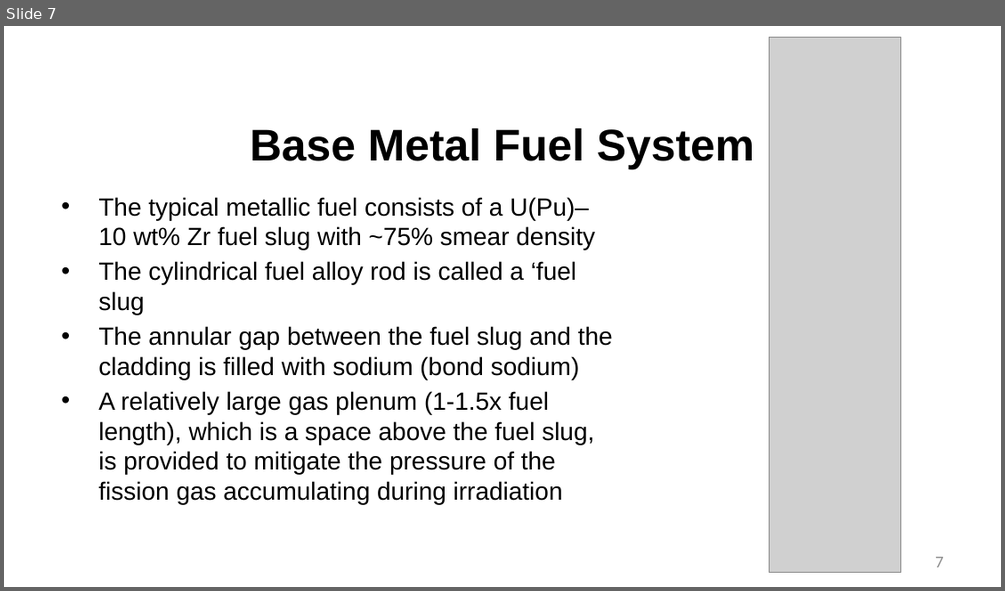
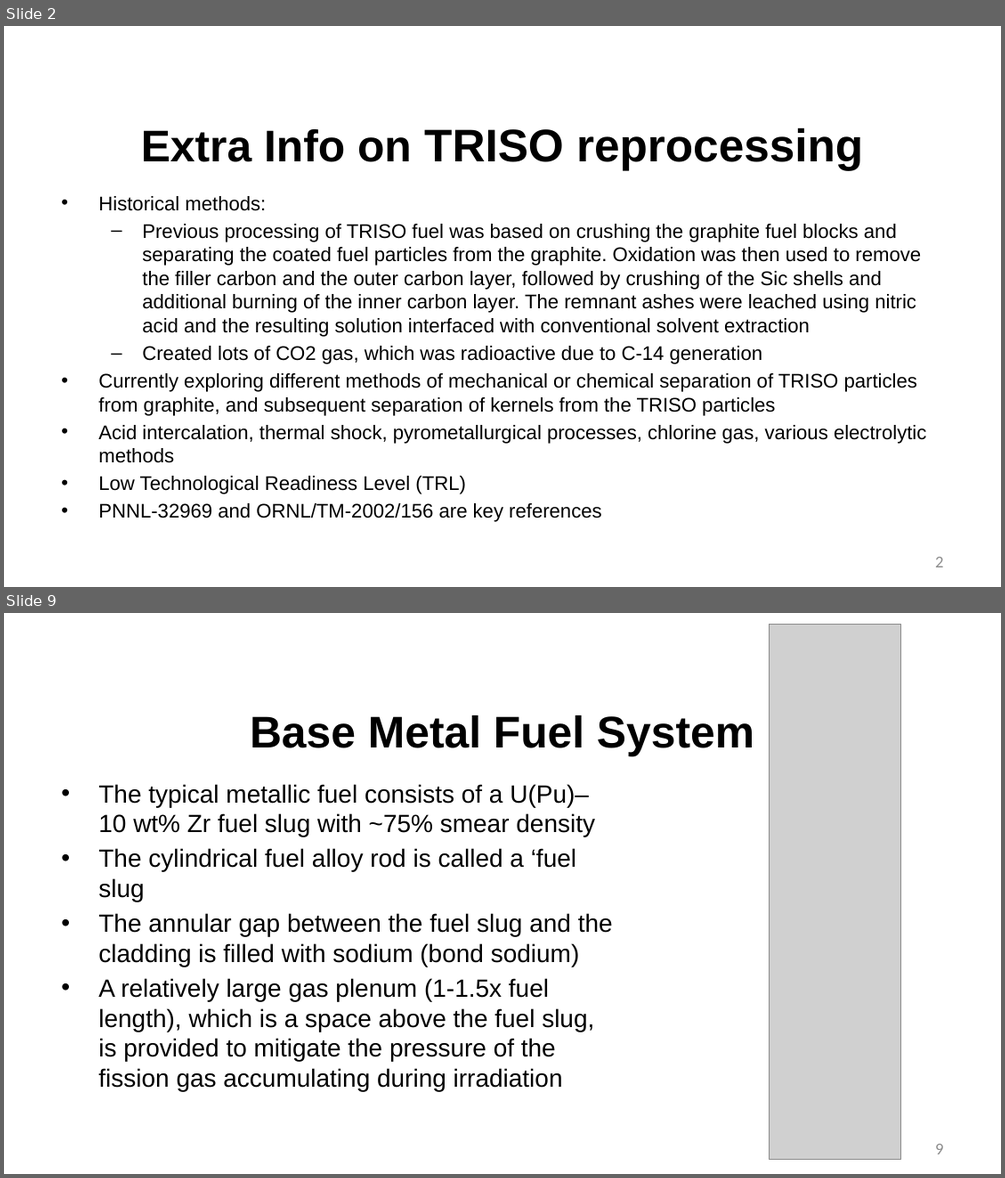
Before and after one commit to benbeeler/TEACHING, a slide deck: Advanced Reactor Materials/Fall2025/Lec9_SFRs.pptx. Shown one above the other, each under a label of ours: slide 7 before the commit, slides 2 and 9 after it; the slides between them are not shown. The pictures are 1005x591 and 1005x1178 pixels, drawn with LibreOffice and Linux fonts; fonts in the diff are those of the drawing; grey boxes stand for pictures; background and template pictures are left out. Boxes give left, top, right and bottom in pixels: in the first picture for what was removed or moved away, otherwise in the second. Text is boxed around its words. In the diff, an @@ line names an element or a change of style, - is before the commit and + after.

```diff
--- a/Advanced Reactor Materials/Fall2025/Lec9_SFRs.pptx
+++ b/Advanced Reactor Materials/Fall2025/Lec9_SFRs.pptx
@@ slide 2 added at [4, 26, 1001, 587], background #FFFFFF @@
@@ title added at [141, 127, 863, 170], 44 pt, text #000000, bold @@
+Extra Info on TRISO reprocessing
@@ text added at [98, 196, 926, 522], 19 pt, text #000000 @@
+• Historical methods:
+  – Previous processing of TRISO fuel was based on crushing the graphite fuel blocks and separating the coated fuel particles from the graphite. Oxidation was then used to remove the filler carbon and the outer carbon layer, followed by crushing of the Sic shells and additional burning of the inner carbon layer. The remnant ashes were leached using nitric acid and the resulting solution interfaced with conventional solvent extraction
+  – Created lots of CO2 gas, which was radioactive due to C-14 generation
+• Currently exploring different methods of mechanical or chemical separation of TRISO particles from graphite, and subsequent separation of kernels from the TRISO particles
+• Acid intercalation, thermal shock, pyrometallurgical processes, chlorine gas, various electrolytic methods
+• Low Technological Readiness Level (TRL)
+• PNNL-32969 and ORNL/TM-2002/156 are key references
@@ page number added at [935, 556, 943, 567], 16 pt, text #8C8C8C @@
+2
@@ what was slide 7 is now slide 9 @@
@@ page number at [935, 1143, 943, 1154]: text changed @@
-7
+9
```
Also in this commit, not shown: 7 slides changed, 1 other slide added, 23 slides removed, 7 other files.
